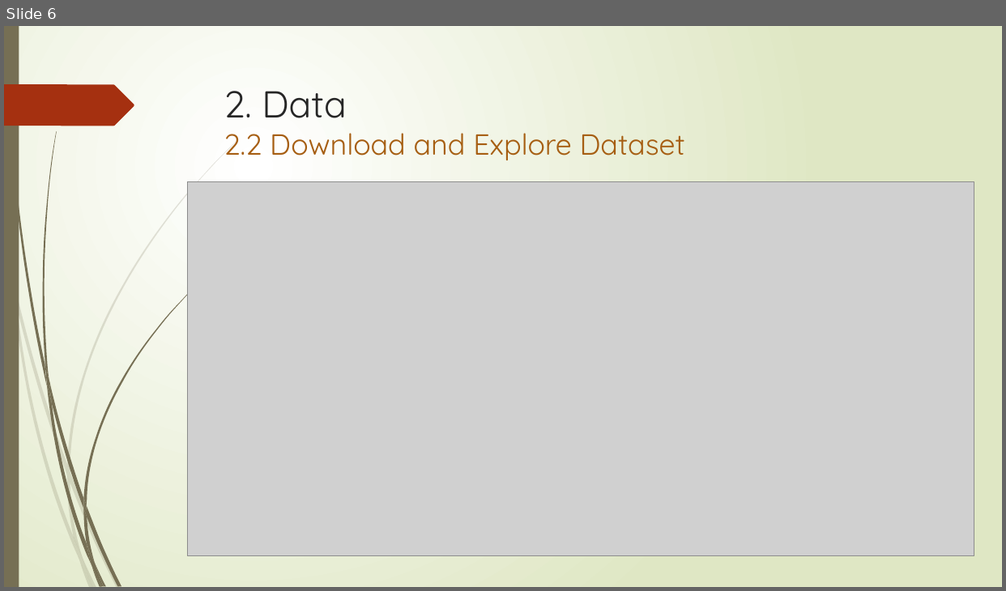
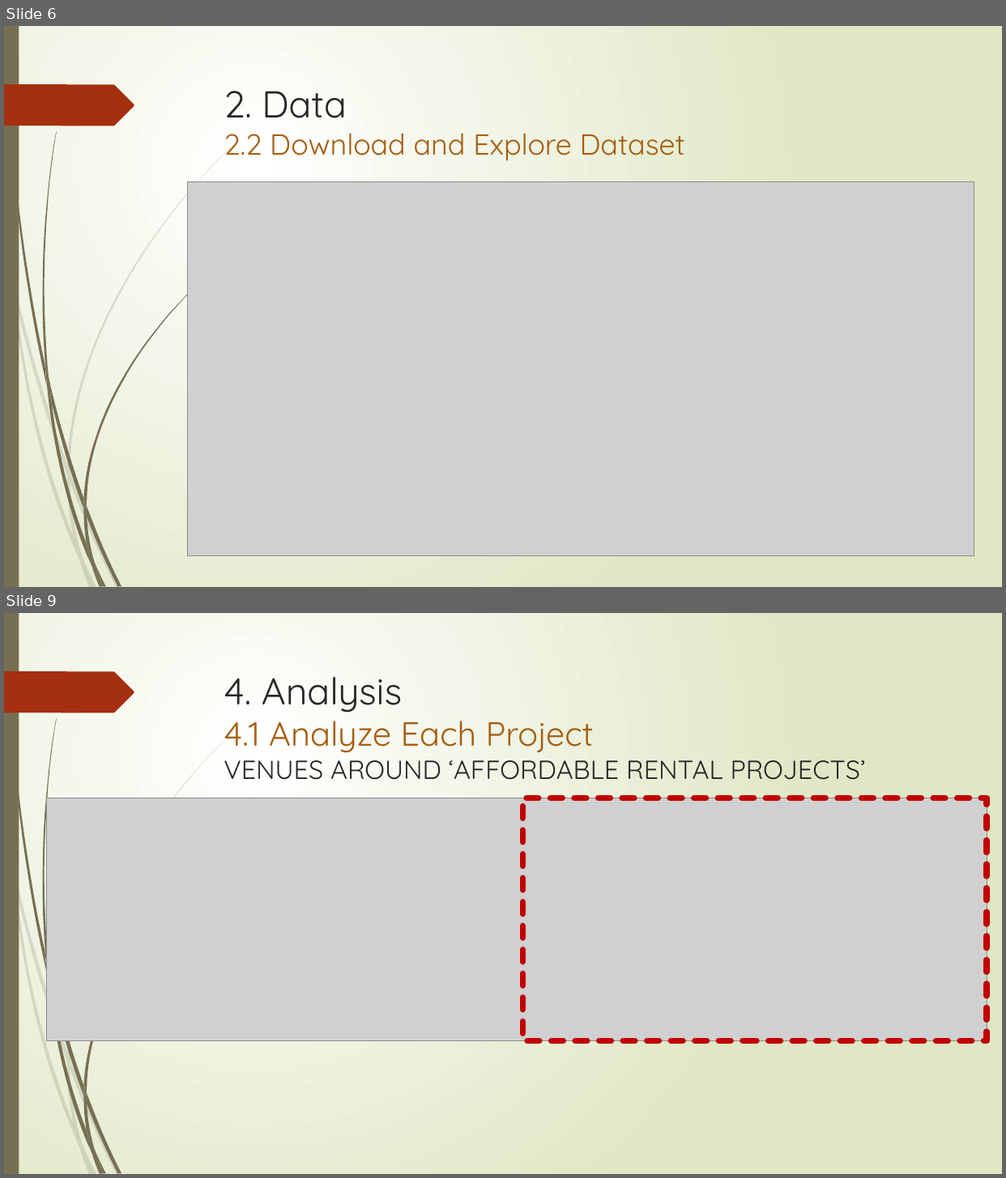
Before and after one commit to liemvt2008/Data-Science-Project, a slide deck: Bussiness_problem_and_datasets.pptx. Shown one above the other, each under a label of ours: slide 6 before the commit, slides 6 and 9 after it; the slides between them are not shown. The pictures are 1006x591 and 1006x1178 pixels, drawn with LibreOffice and Linux fonts; fonts in the diff are those of the drawing; grey boxes stand for pictures. Boxes give left, top, right and bottom in pixels: in the first picture for what was removed or moved away, otherwise in the second. Text is boxed around its words. In the diff, an @@ line names an element or a change of style, - is before the commit and + after.

```diff
--- a/Bussiness_problem_and_datasets.pptx
+++ b/Bussiness_problem_and_datasets.pptx
@@ slide 9 added at <box>4,613,1002,1174</box>, background gradient #FFFFFF to #DFE8C4; not listed: 24 template elements that a slide beside it also shows @@
@@ title added at <box>224,677,866,780</box>, 25.2 pt, text #262626 @@
+4. Analysis
+4.1 Analyze Each Project
+VENUES AROUND ‘AFFORDABLE RENTAL PROJECTS’
@@ picture added at <box>47,798,987,1041</box> @@
@@ rectangle added at <box>522,798,987,1041</box>, outline #C00000 5.75 pt dashed @@
```
Also in this commit, not shown: 7 other slides added, 2 other files.
